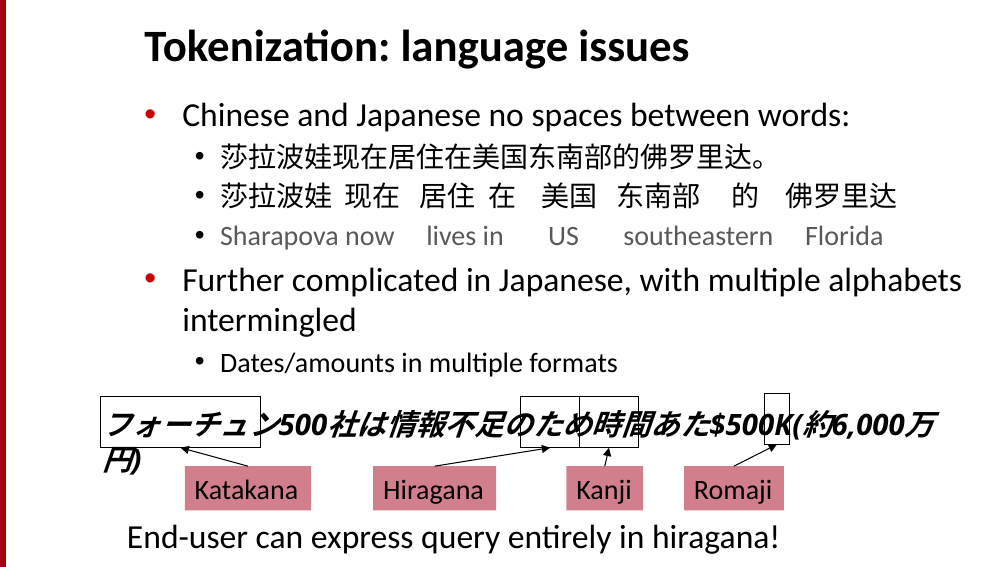
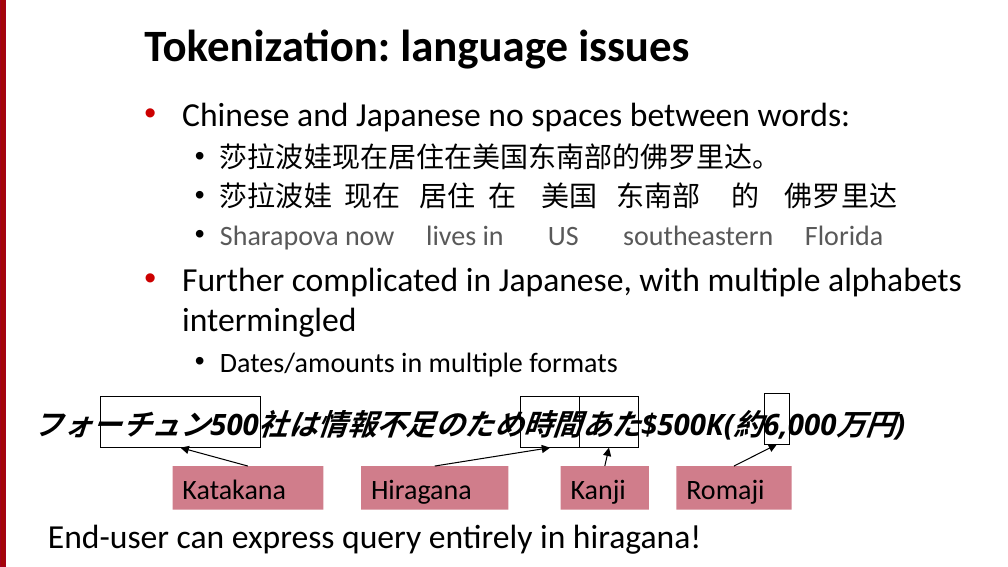
Before and after one commit to motazsaad/NLP-ICTS6361, a slide deck: slide 24 of textbooks/Speech and Language Processing/chapters/2_TextProc.pptx. Drawn at 1008x567 pixels with LibreOffice and Linux fonts; fonts in the diff are those of the drawing. Boxes give left, top, right and bottom in pixels: in the first picture for what was removed or moved away, otherwise in the second. Text is boxed around its words. In the diff, an @@ line names an element or a change of style, - is before the commit and + after.

```diff
--- a/textbooks/Speech and Language Processing/chapters/2_TextProc.pptx
+++ b/textbooks/Speech and Language Processing/chapters/2_TextProc.pptx
@@ text "Chinese and Japanese no spaces ..." at [182, 102, 962, 377]: indent changed @@
@@ text "フォーチュン500社は情報不足のため時間あた$500K(約6,000万円)": place and size @@
-text "フォーチュン500社は情報不足のため時間あた$500K(約6,000万円)" at [102, 403, 905, 443]
+text "フォーチュン500社は情報不足のため時間あた$500K(約6,000万円)" at [34, 403, 836, 443]
@@ text "フォーチュン500社は情報不足のため時間あた$500K(約6,000万円)" at [34, 403, 836, 443]: list level 2 to 1 in "フォーチュン500社は情報不足のため時間あた$500K(約6,000万円)" @@
@@ outline #000000 0.75 pt to #000000 0.74 pt in 4 elements at [101, 397, 260, 448], [521, 397, 580, 448], [580, 397, 638, 448], [764, 393, 789, 444] @@
@@ arrow removed from (248, 466) to (180, 448) @@
@@ freeform shape added at [180, 448, 248, 466], outline #000000 0.74 pt @@
@@ arrow removed from (434, 466) to (550, 448) @@
@@ freeform shape added at [434, 448, 549, 466], outline #000000 0.74 pt @@
@@ arrow removed from (734, 466) to (777, 445) @@
@@ freeform shape added at [734, 445, 777, 467], outline #000000 0.74 pt @@
@@ fill #A4001D at 50% opacity to #A4001D at 51% opacity in 4 elements at [560, 467, 648, 510], [676, 467, 791, 510], [361, 467, 508, 510], [172, 467, 324, 510] @@
@@ rectangle "Katakana": place and size @@
-rectangle "Katakana" at [184, 466, 310, 510]
+rectangle "Katakana" at [172, 467, 324, 510]
@@ rectangle "Hiragana": place and size @@
-rectangle "Hiragana" at [373, 466, 496, 510]
+rectangle "Hiragana" at [361, 467, 508, 510]
@@ rectangle "Kanji": place and size @@
-rectangle "Kanji" at [566, 466, 643, 510]
+rectangle "Kanji" at [560, 467, 648, 510]
@@ rectangle "Romaji": place and size @@
-rectangle "Romaji" at [684, 466, 784, 510]
+rectangle "Romaji" at [676, 467, 791, 510]
@@ text "End-user can express query entirely ...": place and size @@
-text "End-user can express query entirely ..." at [127, 524, 780, 554]
+text "End-user can express query entirely ..." at [48, 524, 701, 554]
```
Also in this commit, not shown: 37 other slides changed, 1 other file.
